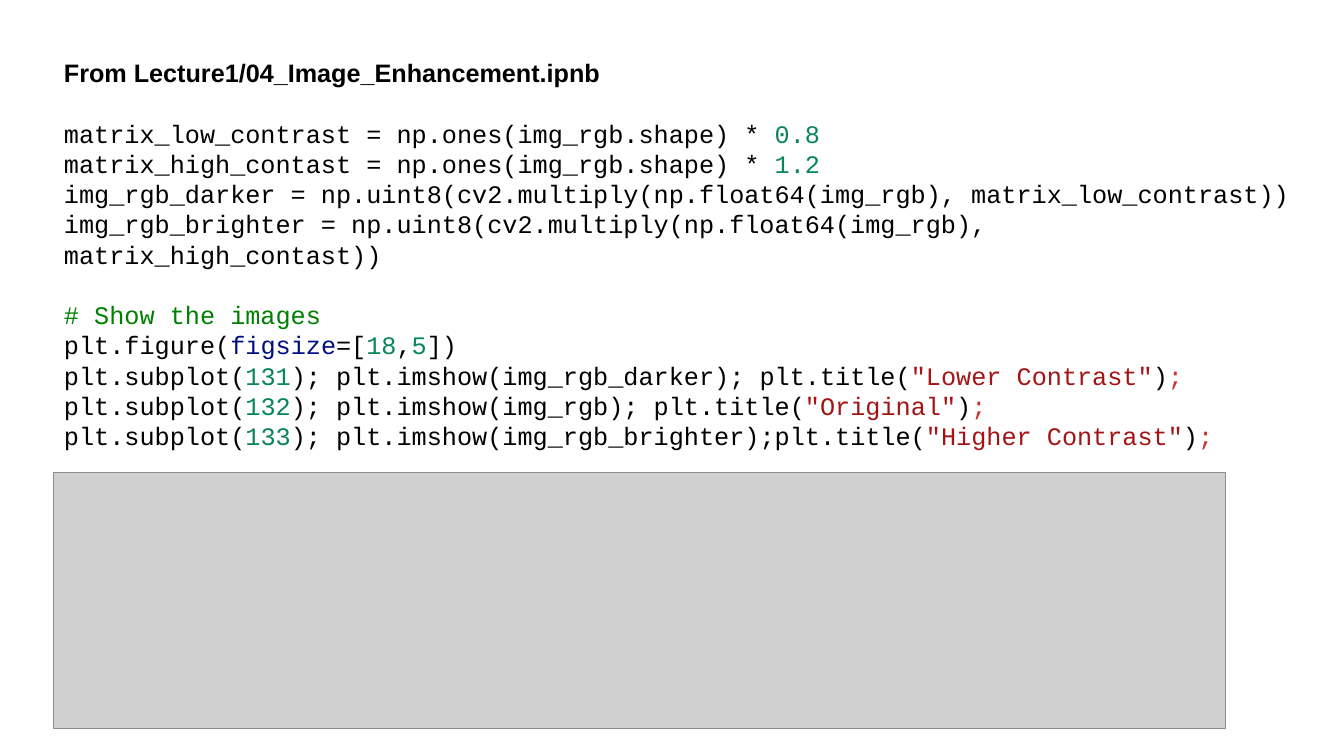
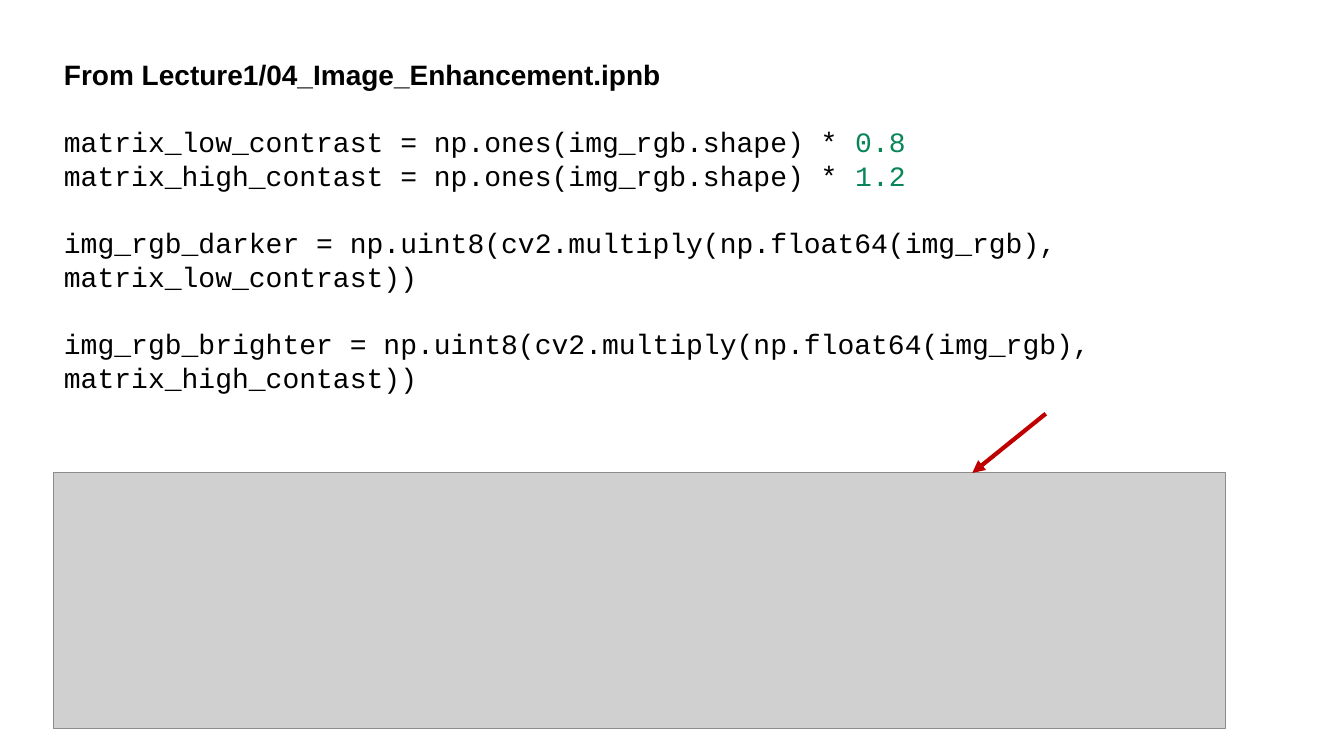
Before and after one commit to SSOE-ECE1390/LecturePowerPoints, a slide deck: slide 6 of ECE1390_Lecture2.pptx. Drawn at 1344x756 pixels with LibreOffice and Linux fonts; fonts in the diff are those of the drawing; grey boxes stand for pictures. Boxes give left, top, right and bottom in pixels: in the first picture for what was removed or moved away, otherwise in the second. Text is boxed around its words. In the diff, an @@ line names an element or a change of style, - is before the commit and + after.

```diff
--- a/ECE1390_Lecture2.pptx
+++ b/ECE1390_Lecture2.pptx
@@ text at box(64, 64, 1089, 394): size 18 to 20 pt in "From Lecture1/04_Image_Enhancement.ipnb", "matrix_low_contrast = np.ones(img_rgb.shape) * 0.8", "img_rgb_brighter = np.uint8(cv2.multiply(np.float64(img_rgb) ..." @@
@@ text at box(64, 166, 1056, 293): text changed; size 18 to 20 pt @@
-matrix_high_contast = np.ones(img_rgb.shape) * 1.2
-img_rgb_darker = np.uint8(cv2.multiply(np.float64(img_rgb), matrix_low_contrast))
+matrix_high_contast = np.ones(img_rgb.shape) * 1.2
+img_rgb_darker = np.uint8(cv2.multiply(np.float64(img_rgb), matrix_low_contrast))
@@ text at box(64, 306, 1213, 451): paragraphs removed @@
-# Show the images
-plt.figure(figsize=[18,5])
-plt.subplot(131); plt.imshow(img_rgb_darker); plt.title("Lower Contrast");
-plt.subplot(132); plt.imshow(img_rgb); plt.title("Original");
-plt.subplot(133); plt.imshow(img_rgb_brighter);plt.title("Higher Contrast");
@@ arrow added from (1047, 413) to (973, 473), #C00000 3 pt @@
```
Also in this commit, not shown: 14 other slides changed, 4 slides added, 2 other files.
